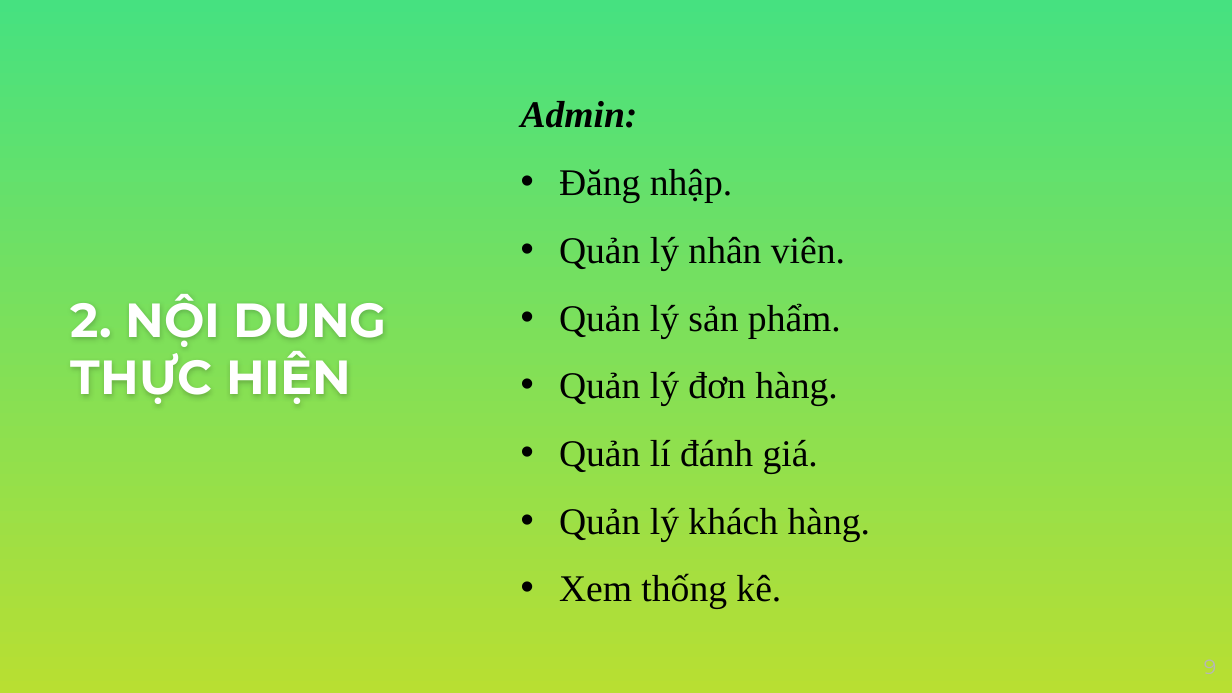
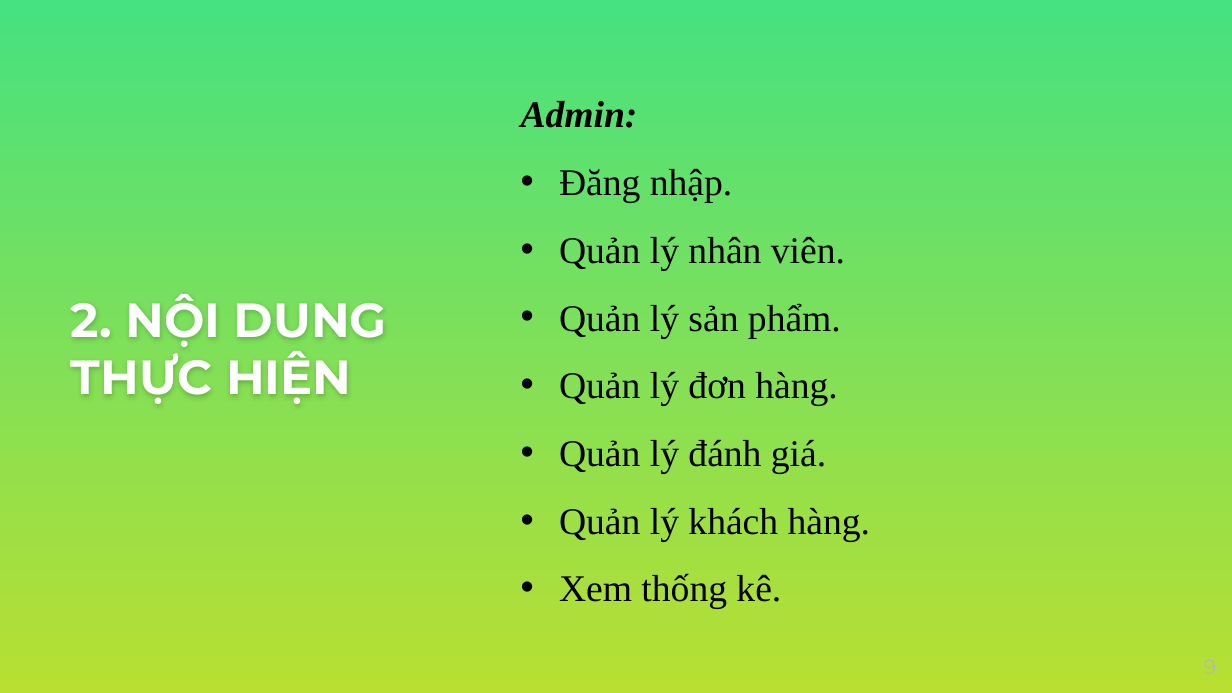
Before and after one commit to Graduation-Thesis-2020/Selling-Book, a slide deck: slide 9 of BAO-CAO/KLTN-Final-PhuocHung-QuangTan.pptx. Drawn at 1232x693 pixels with LibreOffice and Linux fonts; fonts in the diff are those of the drawing; background and template pictures are left out. Boxes give left, top, right and bottom in pixels: in the first picture for what was removed or moved away, otherwise in the second. Text is boxed around its words. In the diff, an @@ line names an element or a change of style, - is before the commit and + after.

```diff
--- a/BAO-CAO/KLTN-Final-PhuocHung-QuangTan.pptx
+++ b/BAO-CAO/KLTN-Final-PhuocHung-QuangTan.pptx
@@ text at (559,440,826,474): text changed @@
-• Quản lí đánh giá.
+• Quản lý đánh giá.
```
Also in this commit, not shown: 2 other slides changed.
